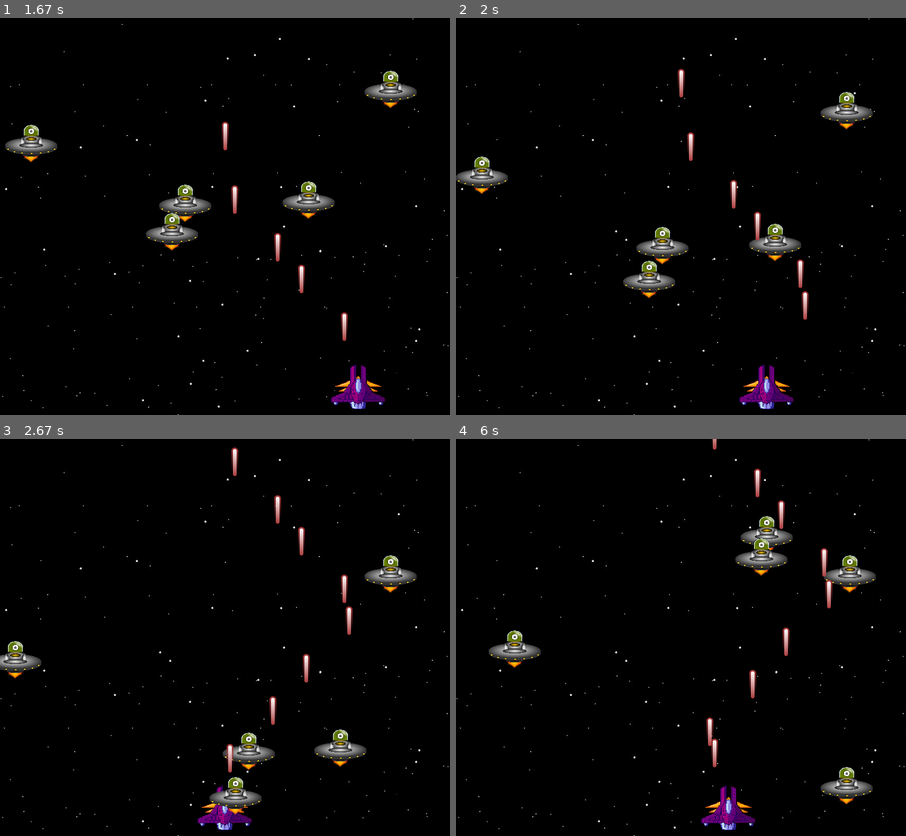
Above: before the commit, frames 1-4 (two rows, left to right).
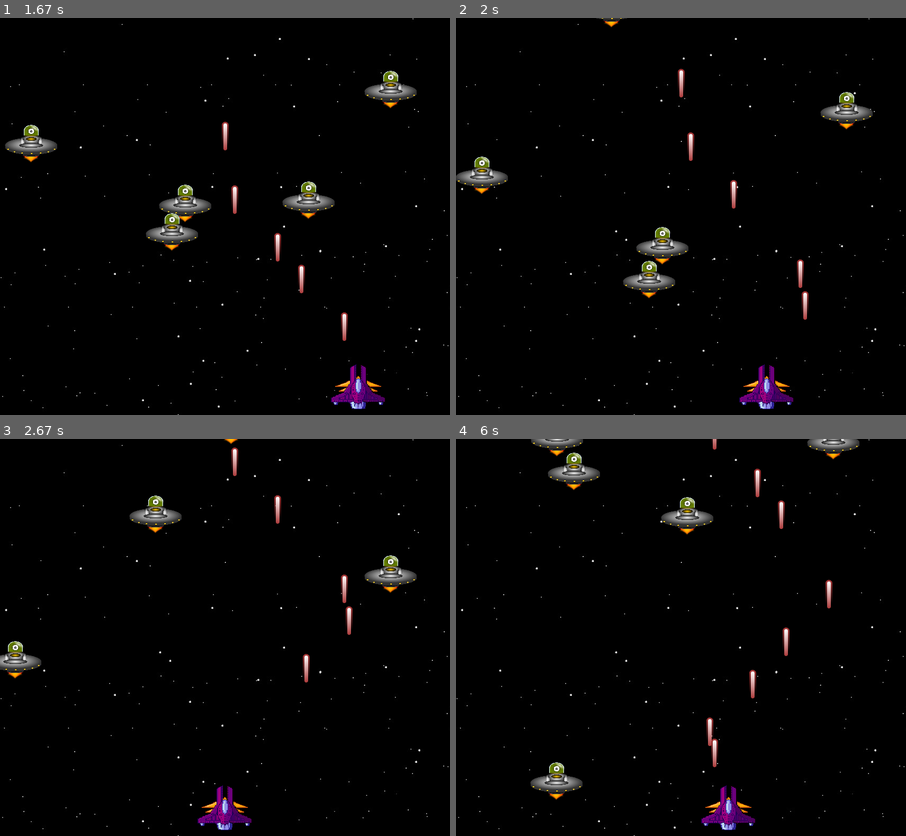
Above: after the commit, the same moments.

Repository: MicaeleGomes/Pygame
Game: pygame game, started from tela_principal.py
The game is run twice, just before and just after one commit, with the same random seed, the same clock (stepped at 60 frames per second) and the same inputs.
Inputs:
- Up to frame 1 (1.67 s): tap Space at 0.33, 0.73, 1.03, 1.23, 1.53 s; hold Right 0.67-1.13 s; hold Right 1.17-1.63 s
- Up to frame 2 (2 s): hold Left from 1.67 s (still down); tap Space at 1.73 s
- Up to frame 3 (2.67 s): tap Space at 2.03, 2.3, 2.6 s; release Left at 2.2 s; hold Left 2.23-2.63 s
- Up to frame 4 (6 s): hold Right 2.67-3.3 s; tap Space at 2.73, 3.03, 3.4, 3.7, 3.9, 4.2, 4.4, 4.7, 4.9, 5.2, 5.47, 5.77, 5.9 s; hold Left 3.33-3.8 s; hold Right 3.83-4.3 s; hold Right 4.33-4.8 s; hold Left 4.83-5.37 s; hold Left 5.4-5.8 s; hold Right from 5.83 s (still down)

Frame 1 is identical in both runs. In frame 2, 0.7% of the frame differs, in the area x 31-77%, y 0-62%; in frame 3, 2.4%; in frame 4, 5.0%, in the area x 7-94%, y 0-93%.

Commit message:
Adicionando lógica de colisão do tiro com alien + sons temporários para teste

Diff:
--- a/tela_principal.py
+++ b/tela_principal.py
@@ -3,6 +3,7 @@
 import random
 
 pygame.init()
+pygame.mixer.init()
 
 # ----- Gera tela principal
 WIDTH = 850
@@ -29,11 +30,17 @@
 #Adiciona imagem do tiro
 bullet_img = pygame.image.load('imagens/laser.png').convert_alpha()
 
+# Carrega os sons do jogo
+pygame.mixer.music.load('snd/somprincipal.ogg')
+pygame.mixer.music.set_volume(0.4)
+boom_sound = pygame.mixer.Sound('snd/expl3.wav')
+destroy_sound = pygame.mixer.Sound('snd/expl6.wav')
+pew_sound = pygame.mixer.Sound('snd/pew.wav')
 
 # ----- Inicia estruturas de dados
 # Definindo os novos tipos de classes.
 class Ship(pygame.sprite.Sprite):
-    def __init__(self, img, all_sprites, all_bullets, bullet_img):
+    def __init__(self, img, all_sprites, all_bullets, bullet_img, pew_sound):
         # Construtor da classe mãe (Sprite).
         pygame.sprite.Sprite.__init__(self)
 
@@ -45,6 +52,7 @@
         self.all_sprites = all_sprites
         self.all_bullets = all_bullets
         self.bullet_img = bullet_img
+        self.pew_sound = pew_sound
 
     def update(self):
         # Atualização da posição da nave
@@ -61,6 +69,7 @@
         new_bullet = Bullet(self.bullet_img, self.rect.top, self.rect.centerx)
         self.all_sprites.add(new_bullet)
         self.all_bullets.add(new_bullet)
+        self.pew_sound.play()
 
 class Alien(pygame.sprite.Sprite):
     def __init__(self, img):
@@ -118,17 +127,22 @@
 # Criando um grupo de aliens
 all_sprites = pygame.sprite.Group()
 all_bullets = pygame.sprite.Group()
+all_aliens = pygame.sprite.Group()
 
 # Criando o jogador
-player = Ship(ship_img, all_sprites, all_bullets, bullet_img)
+player = Ship(ship_img, all_sprites, all_bullets, bullet_img, pew_sound)
 all_sprites.add(player)
+
 
 # Criando os aliens
 for i in range(5):
     alien = Alien(alien_img)
     all_sprites.add(alien)
+    all_aliens.add(alien)
+
 
 # ===== Loop principal =====
+pygame.mixer.music.play(loops=-1)
 while game:
     clock.tick(FPS)
 
@@ -158,6 +172,14 @@
     # Atualizando a posição dos aliens
     all_sprites.update()
 
+     # Verifica se houve colisão entre tiro e o alien
+    hits = pygame.sprite.groupcollide(all_bullets, all_aliens, True, True)
+    for alien in hits: # As chaves são os elementos do primeiro grupo (aliens) que colidiram com alguma bala
+        # O alien e destruido e precisa ser recriado
+        a = Alien(alien_img)
+        all_sprites.add(a)
+        all_aliens.add(a)
+
     # ----- Gera saídas
     window.fill((0, 0, 0))  # Preenche com a cor preta
     window.blit(background, (0, 0))
Not shown, added: snd/expl3.wav
Not shown, added: snd/expl6.wav
Not shown, added: snd/pew.wav
Not shown, added: snd/somprincipal.ogg
Not shown, added: snd/tirolaser.mp3
